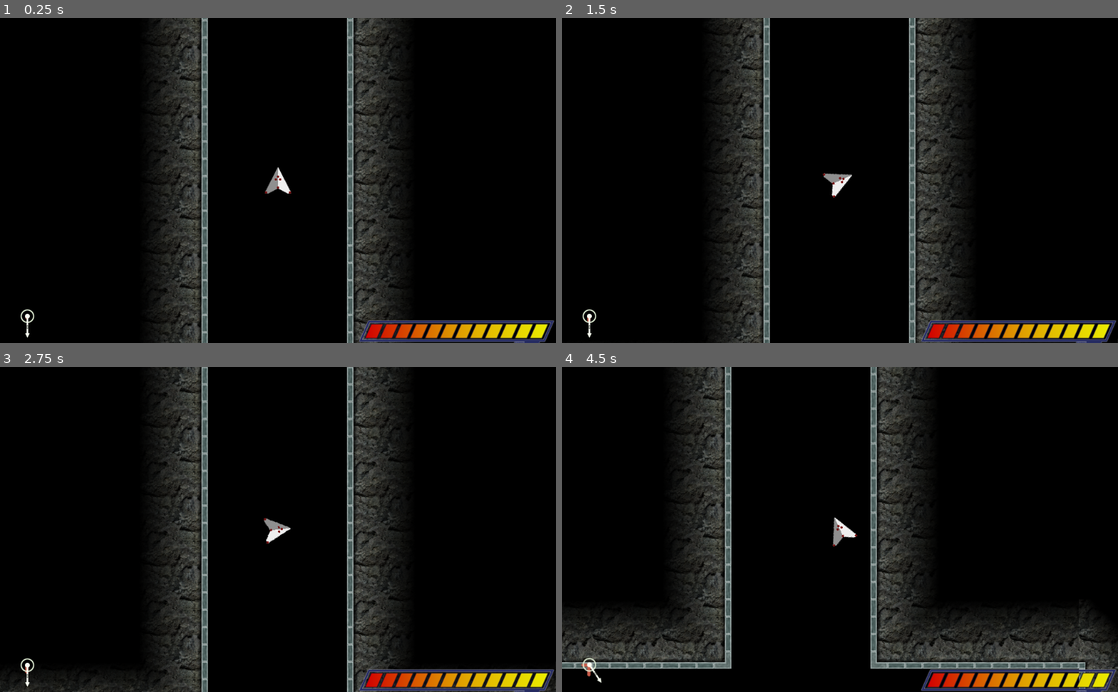
Above: before the commit, frames 1-4 (two rows, left to right).
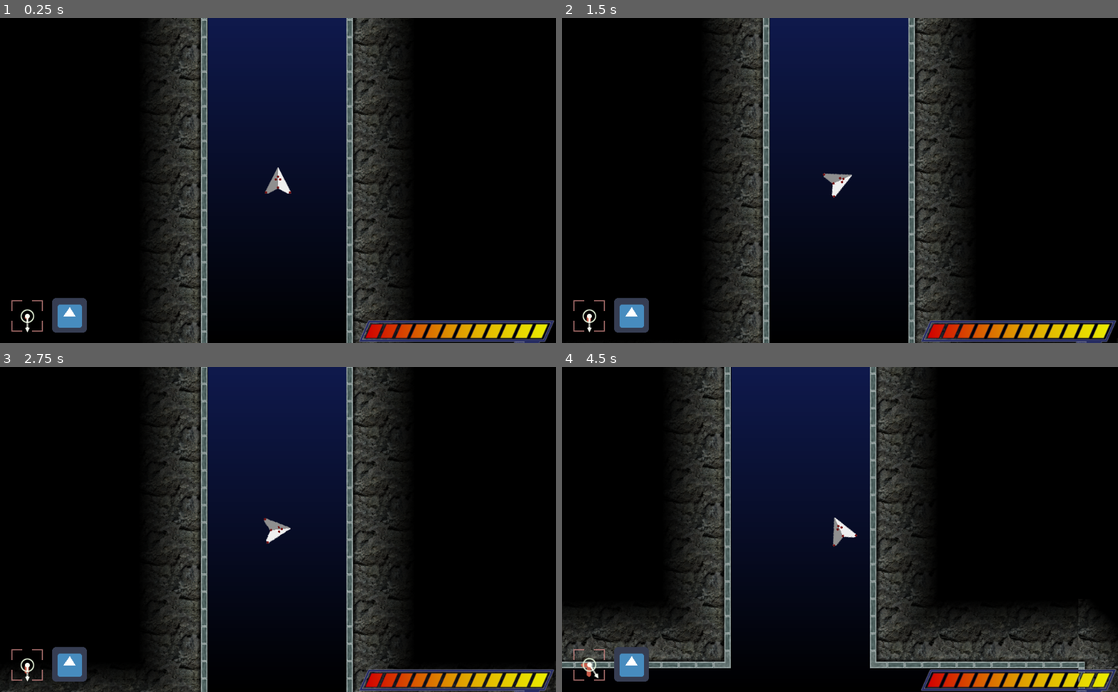
Above: after the commit, the same moments.

Repository: maximinus/scheme7
Game: Godot game, scene res://scenes/World.tscn
Two runs of this game, one before a commit and one after it. Both use one fixed random seed, a clock stepped at 60 frames per second and the inputs below. The engine's default icon, where the game draws it, is replaced by a stand-in: a white triangle on a blue panel in a dark square.
Inputs:
- Up to frame 1 (0.25 s): no input
- Up to frame 2 (1.5 s): hold D (RightTurn) 0.53-1.28 s; hold A (LeftTurn) from 1.28 s (still down)
- Up to frame 3 (2.75 s): release A (LeftTurn) at 2.03 s; hold D (RightTurn) from 2.03 s (still down)
- Up to frame 4 (4.5 s): release D (RightTurn) at 2.78 s; hold W (Thrust) 2.78-3.53 s; hold A (LeftTurn) from 3.53 s (still down)

The runs differ from the first frame. In frame 1, 20% of the frame differs, in the area x 2-72%, y 0-100%; in frame 2, 20%; in frame 3, 20%; in frame 4, 20%, in the area x 0-100%, y 0-100%.

Commit message:
Added background shader. Started turn on collision code.

Diff:
--- a/Scheme7/scenes/Player/Player.gd
+++ b/Scheme7/scenes/Player/Player.gd
@@ -7,9 +7,11 @@
 
 signal player_collision
 
-# starting velocity
+# sum of forces acting on the ship
 var velocity = Vector2(0, 0)
 var firing_rocket = false
+# turned by hitting something
+var turning = 0
 
 func _ready():
 	pass
@@ -31,7 +33,7 @@
 	else:
 		flameOff()
 
-func _physics_process(delta):
+func _physics_process(_delta):
 	# apply gravity and move
 	velocity += GRAVITY_VECTOR
 	if firing_rocket == true:
@@ -42,6 +44,8 @@
 	if get_slide_count() > 0:
 		var result = get_slide_collision(0)
 		if result != null:
+			# do turning before calculating forces
+			addTurning(result.normal)
 			var collision_speed = 0
 			if abs(result.normal.x) > 0:
 				collision_speed += abs(velocity.x)
@@ -51,6 +55,14 @@
 				velocity.y *= -BOUNCE
 			var speed = min(collision_speed, 100)
 			collidePlayer(result.position, speed)
+
+func addTurning(normal):
+	var angle_rad = atan2(normal.y, normal.x)
+	if angle_rad < 0:
+		angle_rad = (2 * PI) + angle_rad
+	angle_rad = ((360 / (2 * PI)) * angle_rad) - 90
+	if angle_rad < 0.0:
+		angle_rad += 360.0
 
 func updateCameraZoom():
 	# zoom the camera based on the ship velocity
--- a/Scheme7/scenes/PlayerUI/controls/force_dial/ForceDial.gd
+++ b/Scheme7/scenes/PlayerUI/controls/force_dial/ForceDial.gd
@@ -15,7 +15,7 @@
 	return size
 
 
-func _process(delta):
+func _process(_delta):
 	# get the angle from the vector
 	if Globals.last_force.y == 0.0:
 		$DialCentre.rotation = 0.0 - (PI / 2)
--- a/Scheme7/scenes/PlayerUI/controls/force_dial/ForceDial.tscn
+++ b/Scheme7/scenes/PlayerUI/controls/force_dial/ForceDial.tscn
@@ -1,6 +1,7 @@
-[gd_scene load_steps=3 format=2]
+[gd_scene load_steps=4 format=2]
 
 [ext_resource path="res://scenes/PlayerUI/controls/force_dial/ForceDial.gd" type="Script" id=1]
+[ext_resource path="res://gfx/gui/force_dials/dial_border.png" type="Texture" id=2]
 [ext_resource path="res://gfx/gui/force_dials/dial.png" type="Texture" id=3]
 
 [node name="ForceDial" type="Node2D"]
@@ -9,7 +10,7 @@
 [node name="YLine" type="Line2D" parent="."]
 position = Vector2( 2.44898, 0 )
 points = PoolVector2Array( -2.5, 2, -2.5, 20 )
-width = 5.0
+width = 7.0
 default_color = Color( 0.784314, 0.360784, 0.290196, 1 )
 end_cap_mode = 2
 round_precision = 2
@@ -18,7 +19,7 @@
 [node name="XLine" type="Line2D" parent="."]
 position = Vector2( 2.44898, 0 )
 points = PoolVector2Array( -2.5, 0, -22.5, 0 )
-width = 5.0
+width = 7.0
 default_color = Color( 0.784314, 0.360784, 0.290196, 1 )
 end_cap_mode = 2
 round_precision = 2
@@ -27,5 +28,8 @@
 [node name="DialCentre" type="Node2D" parent="."]
 
 [node name="Needle" type="Sprite" parent="DialCentre"]
-position = Vector2( 0, -13.5 )
+position = Vector2( 0, -8.5 )
 texture = ExtResource( 3 )
+
+[node name="Border" type="Sprite" parent="."]
+texture = ExtResource( 2 )
--- a/Scheme7/scenes/World.gd
+++ b/Scheme7/scenes/World.gd
@@ -9,3 +9,6 @@
 	var new_node = explosion.instance()
 	new_node.position = position
 	add_child(new_node)
+
+	# it's not the angle of the player, it's the angle of movement!
+	$CanvasLayer/Test.rotation = (atan2(-Globals.last_force.y, Globals.last_force.x))
--- a/Scheme7/scenes/World.tscn
+++ b/Scheme7/scenes/World.tscn
@@ -1,10 +1,32 @@
-[gd_scene load_steps=24 format=2]
+[gd_scene load_steps=29 format=2]
 
 [ext_resource path="res://scenes/PlayerUI/controls/force_dial/ForceDial.tscn" type="PackedScene" id=1]
 [ext_resource path="res://scenes/Player/Player.tscn" type="PackedScene" id=2]
 [ext_resource path="res://scenes/World.gd" type="Script" id=3]
 [ext_resource path="res://scenes/PlayerUI/PlayerInterface.tscn" type="PackedScene" id=4]
 [ext_resource path="res://gfx/tiles/fade_tiles.png" type="Texture" id=5]
+[ext_resource path="res://gfx/tiles/shader_tile.png" type="Texture" id=6]
+[ext_resource path="res://icon.png" type="Texture" id=7]
+[ext_resource path="res://scenes/tile_fade_shader.shader" type="Shader" id=8]
+
+[sub_resource type="ShaderMaterial" id=20]
+shader = ExtResource( 8 )
+
+[sub_resource type="TileSet" id=19]
+0/name = "shader_tile.png 0"
+0/texture = ExtResource( 6 )
+0/tex_offset = Vector2( 0, 0 )
+0/modulate = Color( 1, 1, 1, 1 )
+0/region = Rect2( 0, 0, 128, 128 )
+0/tile_mode = 0
+0/occluder_offset = Vector2( 0, 0 )
+0/navigation_offset = Vector2( 0, 0 )
+0/shape_offset = Vector2( 0, 0 )
+0/shape_transform = Transform2D( 1, 0, 0, 1, 0, 0 )
+0/shape_one_way = false
+0/shape_one_way_margin = 0.0
+0/shapes = [  ]
+0/z_index = 0
 
 [sub_resource type="ConvexPolygonShape2D" id=1]
 points = PoolVector2Array( 128, 128, 0, 128, 0, 0, 128, 0 )
@@ -419,7 +441,18 @@
 [node name="World" type="Node2D"]
 script = ExtResource( 3 )
 
+[node name="ShaderTiles" type="TileMap" parent="."]
+material = SubResource( 20 )
+tile_set = SubResource( 19 )
+cell_size = Vector2( 128, 128 )
+format = 1
+tile_data = PoolIntArray( -655357, 0, 0, -655356, 0, 0, -589821, 0, 0, -589820, 0, 0, -524285, 0, 0, -524284, 0, 0, -458749, 0, 0, -458748, 0, 0, -393213, 0, 0, -393212, 0, 0, -327677, 0, 0, -327676, 0, 0, -262141, 0, 0, -262140, 0, 0, -196605, 0, 0, -196604, 0, 0, -131069, 0, 0, -131068, 0, 0, -65533, 0, 0, -65532, 0, 0, 3, 0, 0, 4, 0, 0, 65536, 0, 0, 65537, 0, 0, 65538, 0, 0, 65539, 0, 0, 65540, 0, 0, 65541, 0, 0, 65542, 0, 0, 65543, 0, 0, 131072, 0, 0, 131073, 0, 0, 131074, 0, 0, 131075, 0, 0, 131076, 0, 0, 131077, 0, 0, 131078, 0, 0, 131079, 0, 0, 196608, 0, 0, 196609, 0, 0, 196610, 0, 0, 196611, 0, 0, 196612, 0, 0, 196613, 0, 0, 196614, 0, 0, 196615, 0, 0, 262144, 0, 0, 262145, 0, 0, 262146, 0, 0, 262147, 0, 0, 262148, 0, 0, 262149, 0, 0, 262150, 0, 0, 262151, 0, 0 )
+
 [node name="CanvasLayer" type="CanvasLayer" parent="."]
+
+[node name="Test" type="Sprite" parent="CanvasLayer"]
+position = Vector2( 128.459, 548.925 )
+texture = ExtResource( 7 )
 
 [node name="PlayerInterface" parent="CanvasLayer" instance=ExtResource( 4 )]
 anchor_left = -0.00328475
@@ -433,6 +466,7 @@
 position = Vector2( 50, 550 )
 
 [node name="FadeTiles" type="TileMap" parent="."]
+position = Vector2( -1, -1 )
 tile_set = SubResource( 18 )
 cell_size = Vector2( 128, 128 )
 format = 1
--- /dev/null
+++ b/Scheme7/scenes/tile_fade_shader.shader
@@ -0,0 +1,13 @@
+shader_type canvas_item;
+
+varying vec2 world_pos;
+
+void vertex() {
+    world_pos = (WORLD_MATRIX * vec4(VERTEX, 1.0, 1.0)).xy;
+}
+
+void fragment() {
+	float intensity = 600.0 - world_pos.y;
+	intensity = (intensity / 2000.0);
+	COLOR = vec4(intensity / 5.0, intensity / 3.0, intensity / 1.0, 1.0);
+}
--- /dev/null
+++ b/Scheme7/scenes/tile_map.shader
@@ -0,0 +1,5 @@
+shader_type canvas_item;
+
+void fragment() {
+	COLOR = vec4(0.4, 0.6, 0.9, 1.0);
+}
Binary file changed: Scheme7/gfx/gui/force_dials/dial.png
Binary file added: Scheme7/gfx/gui/force_dials/dial_border.png
Not shown, added: Scheme7/gfx/gui/force_dials/dial_border.png.import
Binary file added: Scheme7/gfx/tiles/shader_tile.png
Not shown, added: Scheme7/gfx/tiles/shader_tile.png.import
